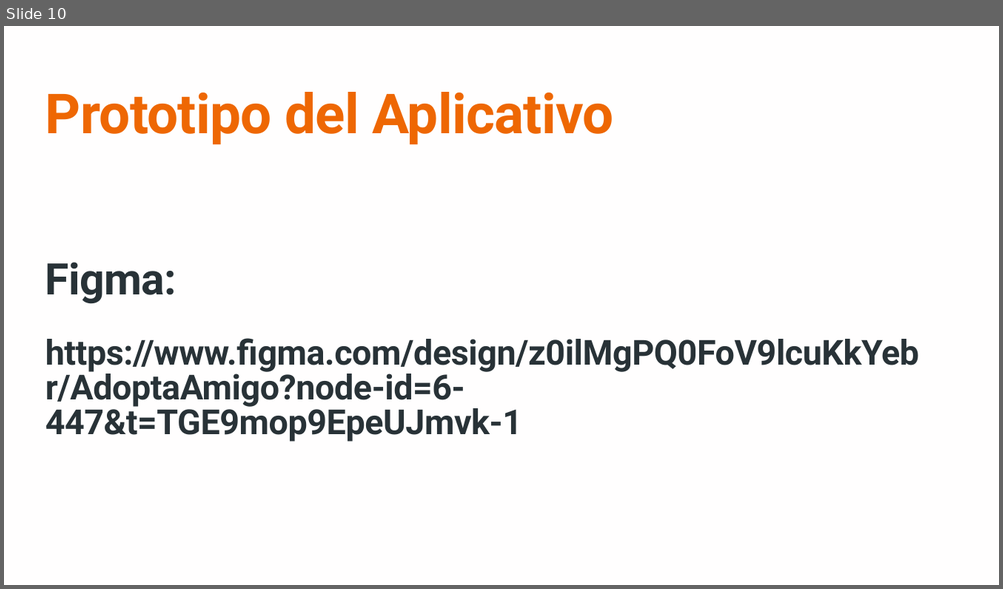
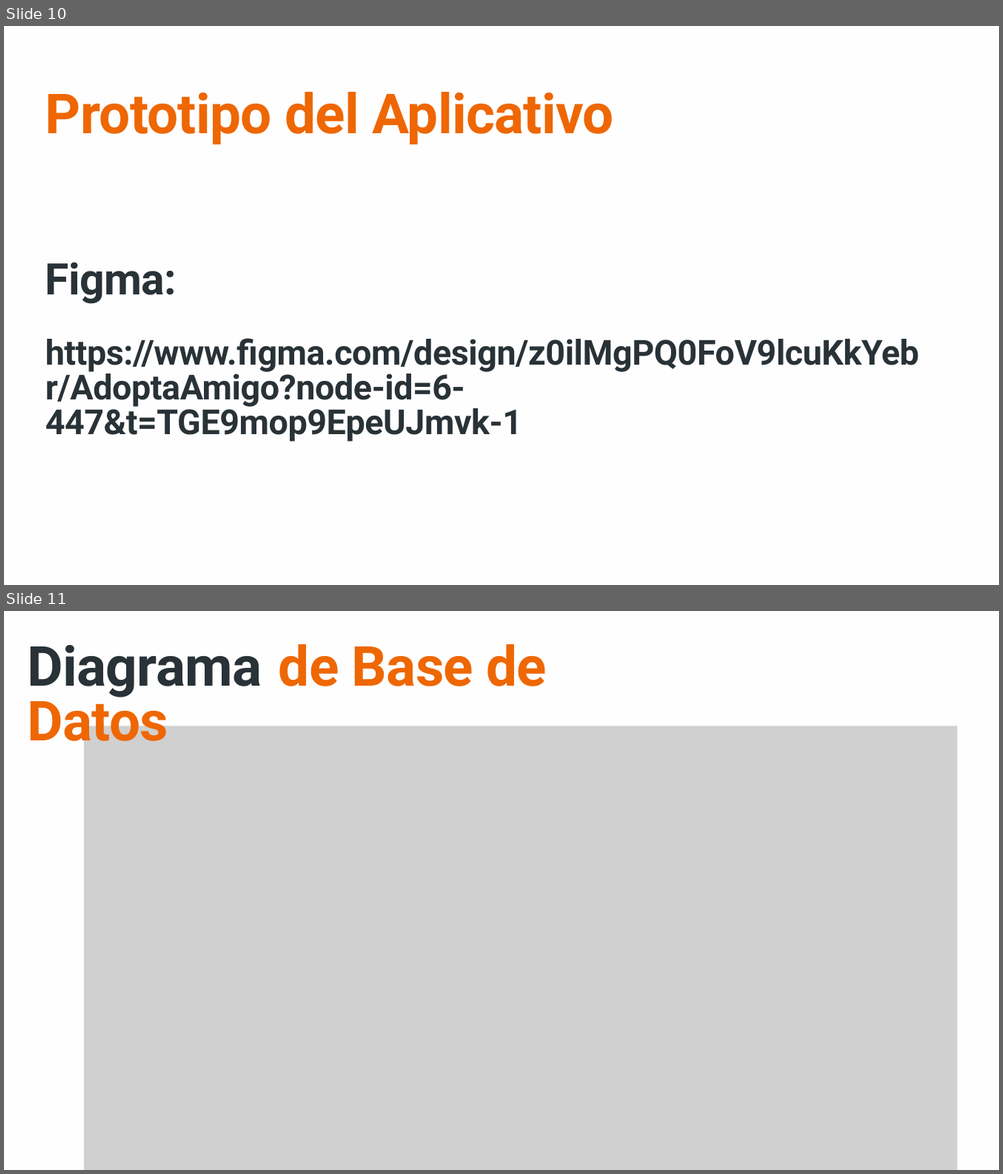
Before and after one commit to AnthonyJ163/-AdoptaAmigo, a slide deck: informes/Presentacion-AdoptaAmigo.pptx. Shown one above the other, each under a label of ours: slide 10 before the commit, slides 10 and 11 after it. The pictures are 1003x589 and 1003x1174 pixels, drawn with LibreOffice and Linux fonts; fonts in the diff are those of the drawing; grey boxes stand for pictures. Boxes give left, top, right and bottom in pixels: in the first picture for what was removed or moved away, otherwise in the second. Text is boxed around its words. In the diff, an @@ line names an element or a change of style, - is before the commit and + after.

```diff
--- a/informes/Presentacion-AdoptaAmigo.pptx
+++ b/informes/Presentacion-AdoptaAmigo.pptx
@@ slide 11 added at (x1=4, y1=611, x2=999, y2=1170), background #FFFEFE @@
@@ text added at (x1=28, y1=644, x2=546, y2=754), 80 pt, text #EE6703, bold @@
+de Base de
+Datos
@@ text added at (x1=28, y1=645, x2=262, y2=698), 80 pt, text #283237, bold @@
+Diagrama
@@ picture added at (x1=84, y1=726, x2=957, y2=1170) @@
```
Also in this commit, not shown: 1 slide changed, 5 other files.
